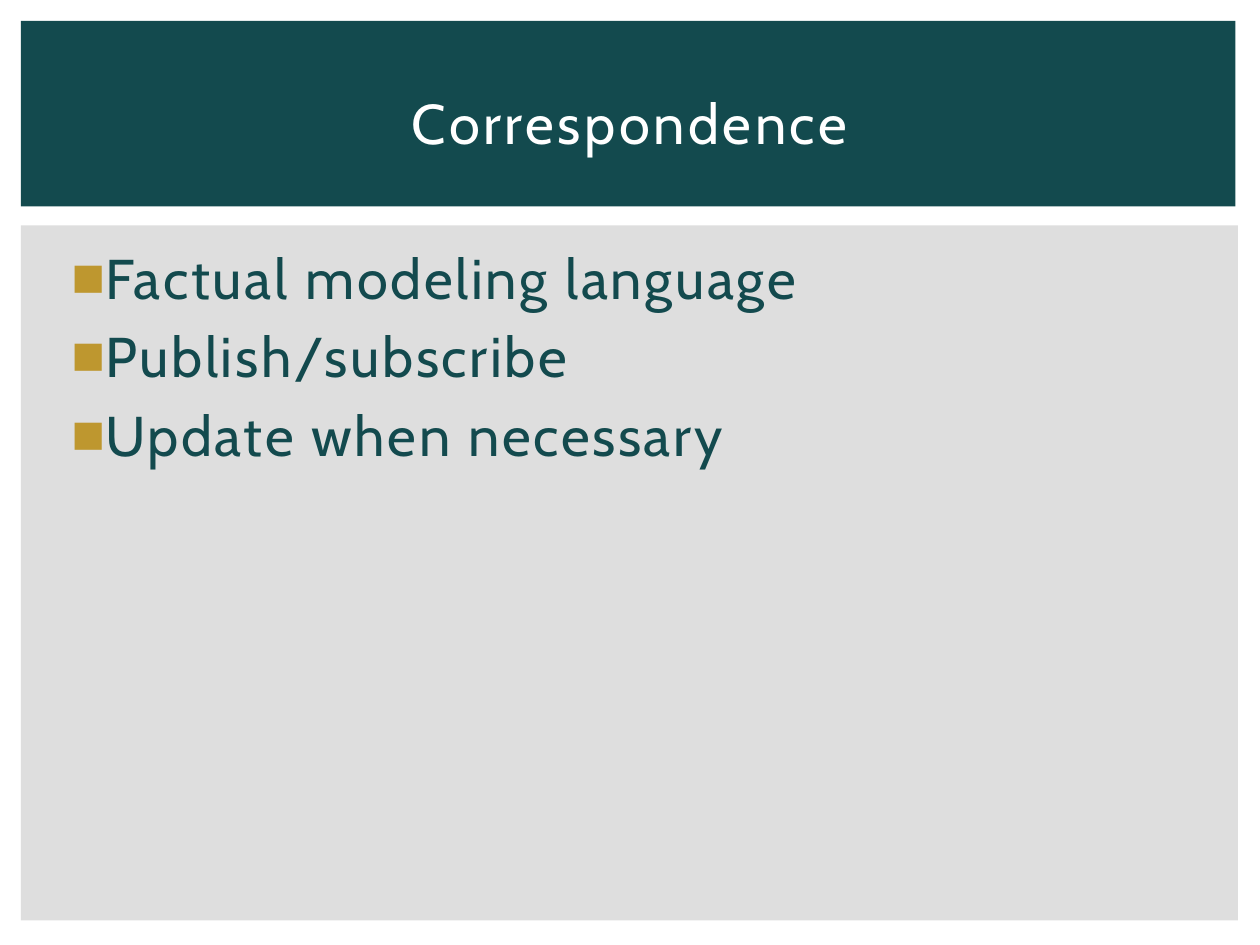
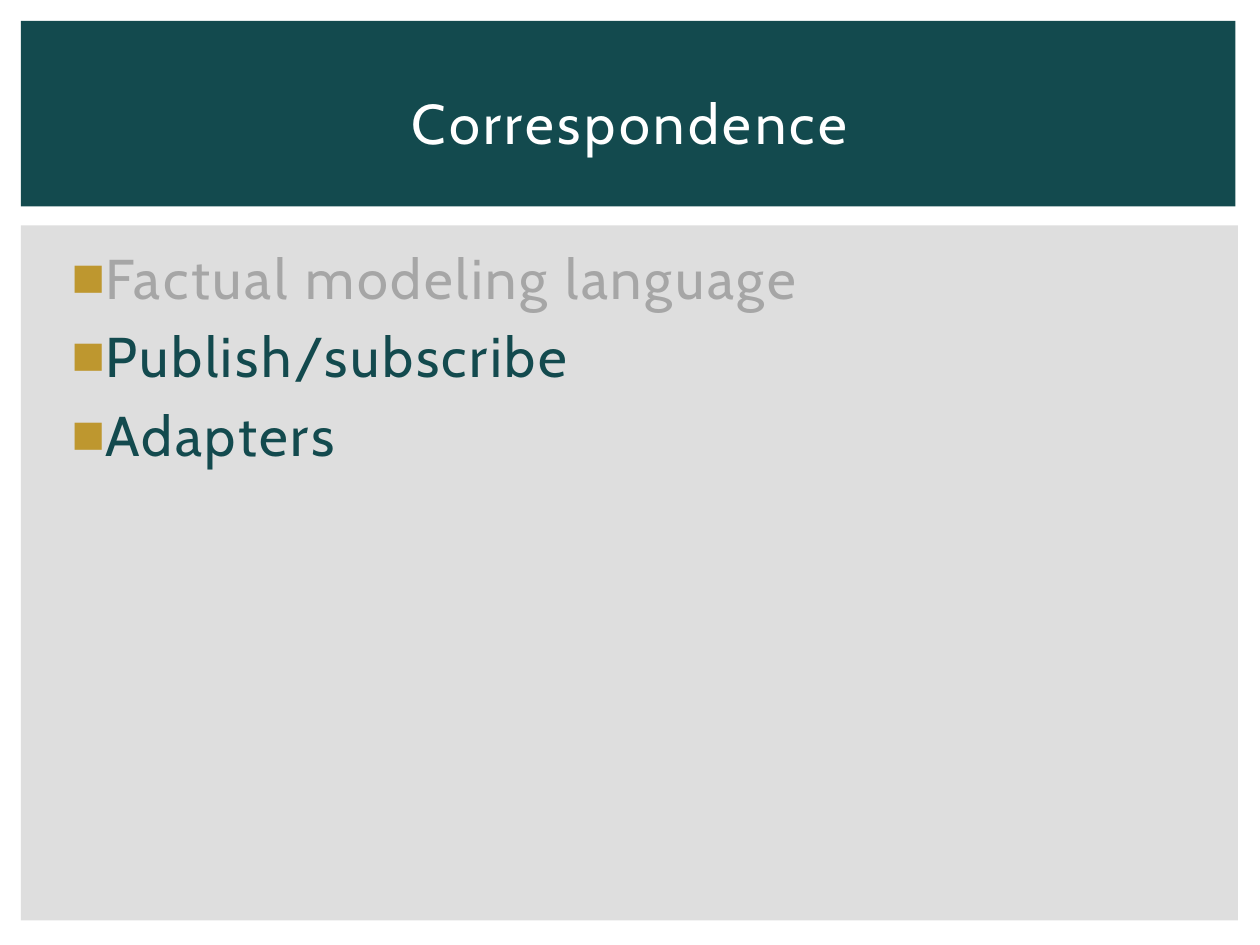
Before and after one commit to michaellperry/CorrespondenceAndroid, a slide deck: slide 12 of Collaborative Android Apps.pptx (slide 10 before the commit). Drawn at 1260x945 pixels with LibreOffice and Linux fonts; fonts in the diff are those of the drawing. Boxes give left, top, right and bottom in pixels: in the first picture for what was removed or moved away, otherwise in the second. Text is boxed around its words. In the diff, an @@ line names an element or a change of style, - is before the commit and + after.

```diff
--- a/Collaborative Android Apps.pptx
+++ b/Collaborative Android Apps.pptx
@@ text at bbox=[105, 257, 795, 311]: text colour #134A4E to #A6A6A6 in "Factual modeling language" @@
@@ text at bbox=[105, 414, 334, 468]: text changed @@
-■ Update when necessary
+■ Adapters
```
Also in this commit, not shown: 5 other slides changed, 3 slides added.
